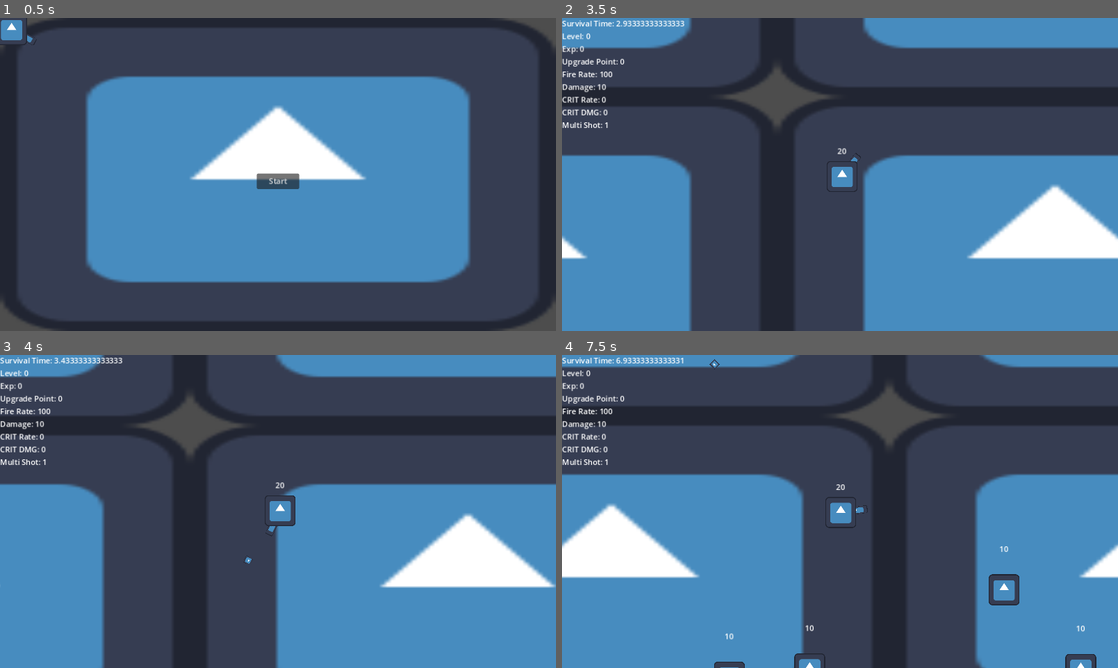
Above: before the commit, frames 1-4 (two rows, left to right).
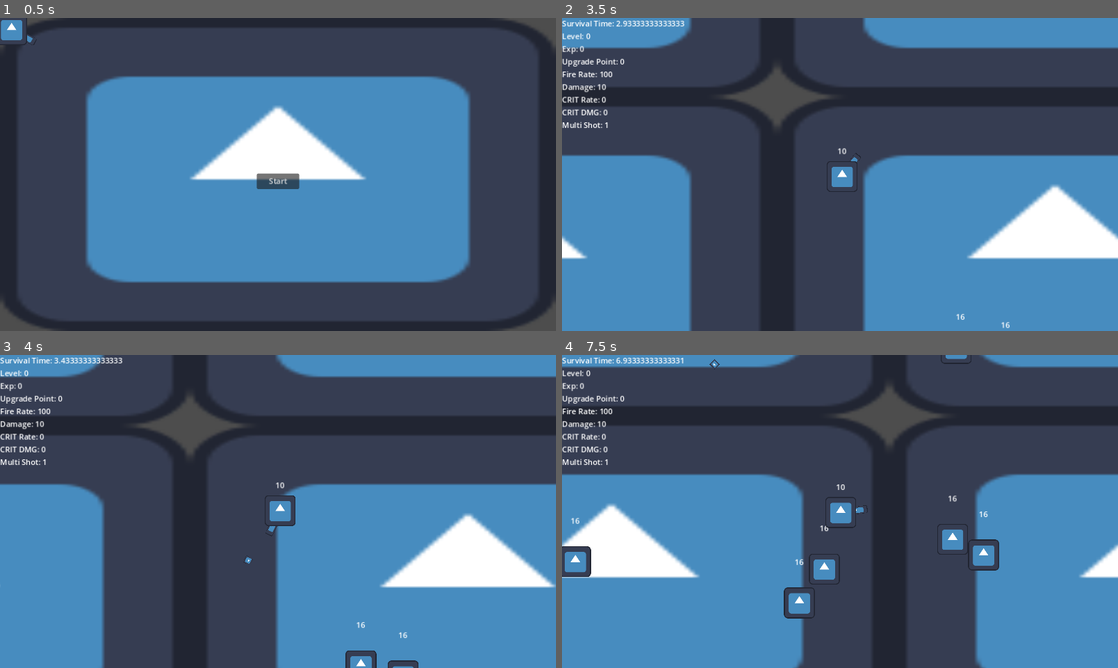
Above: after the commit, the same moments.

Repository: YUK1-0000/vamsavadiepio
Game: Godot game, scene res://World/world.tscn
Two runs of this game, one before a commit and one after it. Both use one fixed random seed, a clock stepped at 60 frames per second and the inputs below. The engine's default icon, where the game draws it, is replaced by a stand-in: a white triangle on a blue panel in a dark square.
Inputs (mouse positions are in pixels of both pictures, inside the frame that each line leads up to):
- Up to frame 1 (0.5 s): no input
- Up to frame 2 (3.5 s): click "Start" at 0.5 s; move the mouse to (962, 158) at 1.27 s; press the mouse at (962, 158) at 1.28 s; hold D (move_right) 1.28-2.03 s; tap Q (q) at 1.55, 2.1, 3.05 s; move the mouse to (728, 190) at 2.02 s; release the mouse at (728, 190) at 2.03 s; hold S (move_downward) 2.03-2.78 s; click (728, 190) at 2.3 s; move the mouse to (895, 105) at 2.77 s; press the mouse at (895, 105) at 2.78 s; hold D (move_right) from 2.78 s (still down)
- Up to frame 3 (4 s): move the mouse to (250, 574) at 3.52 s; release D (move_right) at 3.53 s; release the mouse at (250, 574) at 3.53 s; hold W (move_upward) from 3.53 s (still down); tap Q (q) at 3.6 s; click (250, 574) at 3.8 s
- Up to frame 4 (7.5 s): move the mouse to (1006, 558) at 4.27 s; release W (move_upward) at 4.28 s; press the mouse at (1006, 558) at 4.28 s; hold A (move_left) 4.28-5.78 s; tap Q (q) at 4.55, 5.1, 6.05, 6.6 s; move the mouse to (673, 464) at 5.02 s; release the mouse at (673, 464) at 5.03 s; click (673, 464) at 5.3 s; move the mouse to (867, 511) at 5.77 s; press the mouse at (867, 511) at 5.78 s; hold S (move_downward) 5.78-6.53 s; move the mouse to (756, 433) at 6.52 s; release the mouse at (756, 433) at 6.53 s; hold D (move_right) 6.53-7.28 s; click (756, 433) at 6.8 s; move the mouse to (962, 495) at 7.27 s; press the mouse at (962, 495) at 7.28 s; hold W (move_upward) from 7.28 s (still down)

Frame 1 is identical in both runs. In frame 2, less than 0.1% of the frame differs, in the area x 49-81%, y 41-100%; in frame 3, 0.3%; in frame 4, 2.7%, in the area x 0-97%, y 0-100%.

Commit message:
おもにバランス調整

Diff:
--- a/Gun/gun.tscn
+++ b/Barrel/barrel.tscn
@@ -1,15 +1,15 @@
 [gd_scene load_steps=3 format=3 uid="uid://cfsiom3bmd31n"]
 
-[ext_resource type="Script" path="res://Gun/gun.gd" id="1_4257w"]
-[ext_resource type="Texture2D" uid="uid://cmbksv1enqmud" path="res://icon.svg" id="3_sbv7c"]
+[ext_resource type="Script" path="res://Barrel/barrel.gd" id="1_flywn"]
+[ext_resource type="Texture2D" uid="uid://cmbksv1enqmud" path="res://icon.svg" id="2_5pmms"]
 
-[node name="Gun" type="Node2D"]
-script = ExtResource("1_4257w")
+[node name="Barrel" type="Node2D"]
+script = ExtResource("1_flywn")
 
 [node name="Icon" type="Sprite2D" parent="."]
 position = Vector2(28, 0)
 scale = Vector2(0.4375, 0.125)
-texture = ExtResource("3_sbv7c")
+texture = ExtResource("2_5pmms")
 
 [node name="Muzzle" type="Marker2D" parent="."]
 position = Vector2(24, 0)
--- a/Enemy/enemy.tscn
+++ b/Enemy/enemy.tscn
@@ -23,7 +23,7 @@
 speed = 100
 acceleration = 200
 friction = 200
-hp_max = 10
+hp_max = 16
 exp = 10
 damage = 1
 knock_back = 20
--- a/Player/player.gd
+++ b/Player/player.gd
@@ -6,7 +6,7 @@
 @onready var camera: Camera2D = $Camera2D
 
 var auto_fire := false
-var max_exp: int = 50
+var max_exp: int = 40
 var upgrade_point: int
 
 func _ready() -> void:
@@ -14,11 +14,11 @@
 	Game.game_reset.connect(disable_camera)
 
 func _physics_process(delta: float) -> void:
-	#print(crit_dmg, " ", crit_rate, " ", fire_rate)
 	if Input.is_action_just_pressed("q"):
 		auto_fire = not auto_fire
 
 	while exp >= max_exp:
+		level += 1
 		upgrade_point += 1
 		exp = 0
 		max_exp *= 1.5
--- a/Player/player.tscn
+++ b/Player/player.tscn
@@ -3,7 +3,7 @@
 [ext_resource type="Script" path="res://Player/player.gd" id="1_15nah"]
 [ext_resource type="Texture2D" uid="uid://cmbksv1enqmud" path="res://icon.svg" id="1_idbvv"]
 [ext_resource type="PackedScene" uid="uid://c4qmkdijgakj8" path="res://Bullet/bullet.tscn" id="2_b522p"]
-[ext_resource type="PackedScene" uid="uid://cfsiom3bmd31n" path="res://Gun/gun.tscn" id="3_ya438"]
+[ext_resource type="PackedScene" uid="uid://cfsiom3bmd31n" path="res://Barrel/barrel.tscn" id="2_y5mc0"]
 [ext_resource type="PackedScene" uid="uid://dcla7jfwu2ge3" path="res://hurt_box.tscn" id="5_1d6ur"]
 
 [sub_resource type="CircleShape2D" id="CircleShape2D_tq6hi"]
@@ -21,12 +21,13 @@
 speed = 200
 acceleration = 200
 friction = 100
-hp_max = 20
+hp_max = 10
 recoil = 50
 fire_rate = 100
 damage = 10
+knock_back = 50
 
-[node name="Gun" parent="." instance=ExtResource("3_ya438")]
+[node name="Gun" parent="." instance=ExtResource("2_y5mc0")]
 bullet_scene = ExtResource("2_b522p")
 
 [node name="Icon" type="Sprite2D" parent="."]
--- a/UI/upgrade_menu.gd
+++ b/UI/upgrade_menu.gd
@@ -13,12 +13,12 @@
 	Game.player.upgrade_point -= 1
 	match selected_item:
 		"CRIT Rate":
-			Game.player.crit_rate += randf_range(.01, .1)
+			Game.player.crit_rate += randf_range(.1, 1)
 		"CRIT DMG":
-			Game.player.crit_dmg += randf_range(.05, .30)
+			Game.player.crit_dmg += randf_range(.1, 1)
 		"Fire Rate":
-			Game.player.fire_rate += randi_range(5, 20)
+			Game.player.fire_rate += randi_range(5, 50)
 		"Damage":
-			Game.player.damage += randi_range(1, 3)
+			Game.player.damage += randi_range(1, 10)
 		"Multi Shot":
-			Game.player.multi_shot += randf_range(.1, .5)
+			Game.player.multi_shot += randf_range(.1, 1)
--- a/UI/upgrade_menu.tscn
+++ b/UI/upgrade_menu.tscn
@@ -20,7 +20,7 @@
 item_count = 5
 item_0/text = "CRIT Rate"
 item_1/text = "CRIT DMG"
-item_2/text = "Fre Rate"
+item_2/text = "Fire Rate"
 item_3/text = "Damage"
 item_4/text = "Multi Shot"
 
--- a/World/world.tscn
+++ b/World/world.tscn
@@ -21,6 +21,7 @@
 texture = ExtResource("1_wkwmc")
 
 [node name="SpawnTimer" type="Timer" parent="."]
+wait_time = 0.5
 
 [node name="UI" parent="." instance=ExtResource("3_27rxw")]
 
Renamed: Gun/gun.gd -> Barrel/barrel.gd
